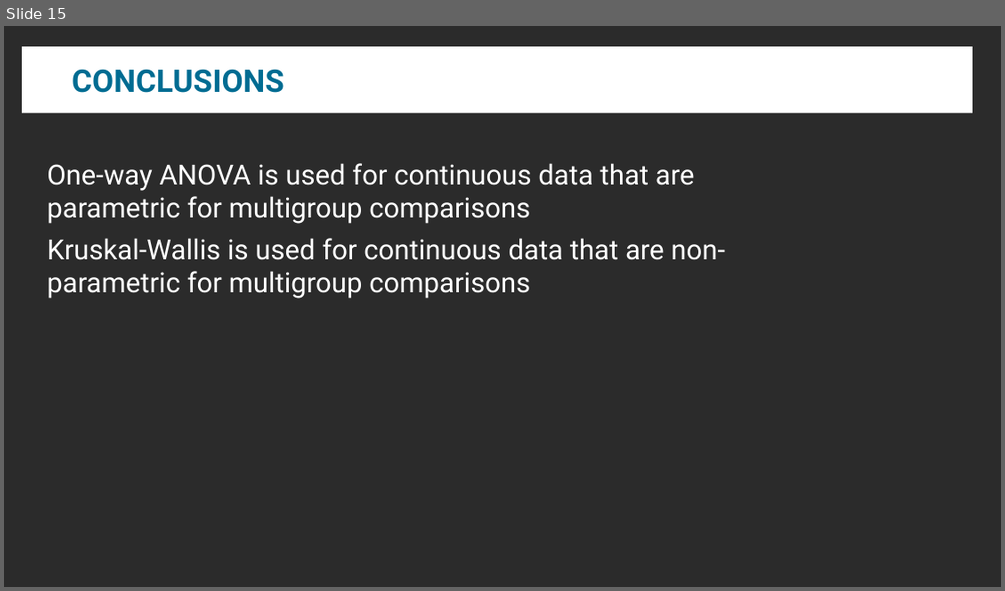
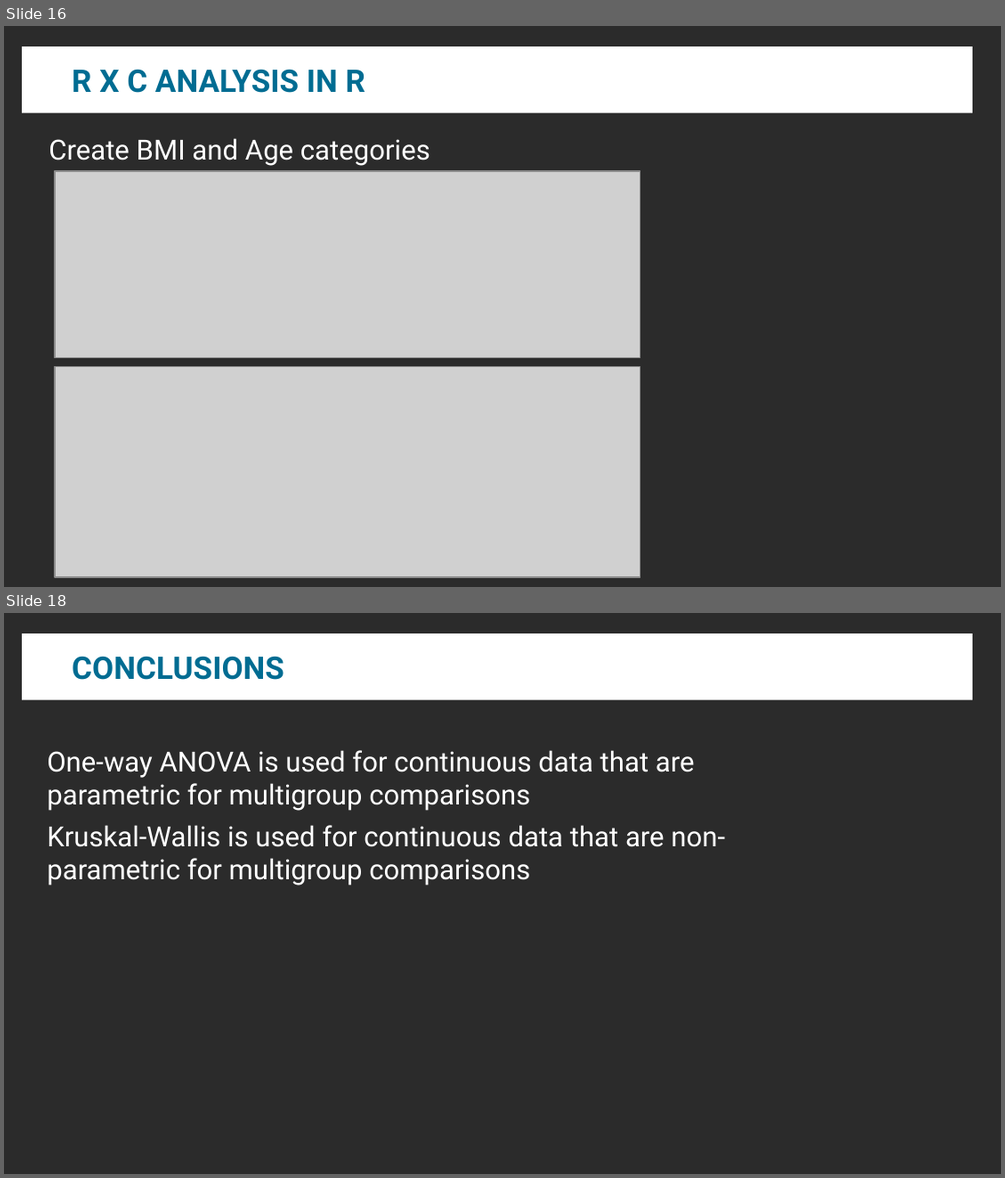
Before and after one commit to mbounthavong/VA-Resident-Study-Design-and-Biostats-Review, a slide deck: Presentations/3A - Multigroup comparisons.pptx. Shown one above the other, each under a label of ours: slide 15 before the commit, slides 16 and 18 after it; the slides between them are not shown. The pictures are 1005x591 and 1005x1178 pixels, drawn with LibreOffice and Linux fonts; fonts in the diff are those of the drawing; grey boxes stand for pictures; background and template pictures are left out; a plain dark background stands for a picture behind light text. Boxes give left, top, right and bottom in pixels: in the first picture for what was removed or moved away, otherwise in the second. Text is boxed around its words. In the diff, an @@ line names an element or a change of style, - is before the commit and + after.

```diff
--- a/Presentations/3A - Multigroup comparisons.pptx
+++ b/Presentations/3A - Multigroup comparisons.pptx
@@ slide 16 added at [4, 26, 1001, 587], background picture (left out) @@
@@ title added at [22, 47, 972, 114], fill #FFFFFF, 22.5 pt, text #006C92, bold @@
+R X C ANALYSIS IN R
@@ text added at [48, 138, 430, 166], 20 pt, text #FFFFFF @@
+Create BMI and Age categories
@@ picture added at [55, 172, 640, 358] @@
@@ picture added at [55, 366, 640, 576] @@
@@ what was slide 15 is now slide 18 @@
```
Also in this commit, not shown: 1 slide changed, 2 other slides added, 1 other file.
